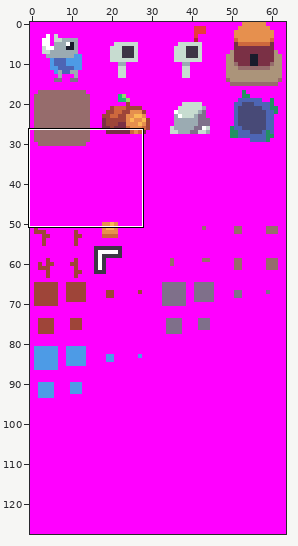
Two versions of one sprite sheet, res/img/sprites.png. The picture above shows the old version from afar; the outline marks the close-up.
Close-up. Before the edit:
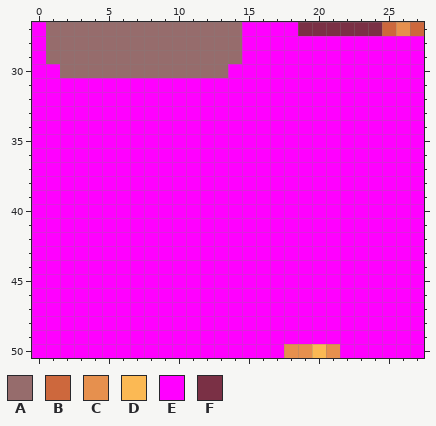
The file is 64x128 pixels. Shown: x 0..27, y 27..50.
Palette (. is transparent): A #966c6c  B #cd683d  C #e6904e  D #fbb954  E #ff00ff  F #7a3045
Pixels before, first column x 0:
27 EAAAAAAAAAAAAAAEEEEFFFFFFBCB
28 EAAAAAAAAAAAAAAEEEEEEEEEEEEE
29 EAAAAAAAAAAAAAAEEEEEEEEEEEEE
30 EEAAAAAAAAAAAAEEEEEEEEEEEEEE
31 EEEEEEEEEEEEEEEEEEEEEEEEEEEE
32 EEEEEEEEEEEEEEEEEEEEEEEEEEEE
33 EEEEEEEEEEEEEEEEEEEEEEEEEEEE
34 EEEEEEEEEEEEEEEEEEEEEEEEEEEE
35 EEEEEEEEEEEEEEEEEEEEEEEEEEEE
36 EEEEEEEEEEEEEEEEEEEEEEEEEEEE
37 EEEEEEEEEEEEEEEEEEEEEEEEEEEE
38 EEEEEEEEEEEEEEEEEEEEEEEEEEEE
39 EEEEEEEEEEEEEEEEEEEEEEEEEEEE
40 EEEEEEEEEEEEEEEEEEEEEEEEEEEE
41 EEEEEEEEEEEEEEEEEEEEEEEEEEEE
42 EEEEEEEEEEEEEEEEEEEEEEEEEEEE
43 EEEEEEEEEEEEEEEEEEEEEEEEEEEE
44 EEEEEEEEEEEEEEEEEEEEEEEEEEEE
45 EEEEEEEEEEEEEEEEEEEEEEEEEEEE
46 EEEEEEEEEEEEEEEEEEEEEEEEEEEE
47 EEEEEEEEEEEEEEEEEEEEEEEEEEEE
48 EEEEEEEEEEEEEEEEEEEEEEEEEEEE
49 EEEEEEEEEEEEEEEEEEEEEEEEEEEE
50 EEEEEEEEEEEEEEEEEECCDCEEEEEE
Now the later version:
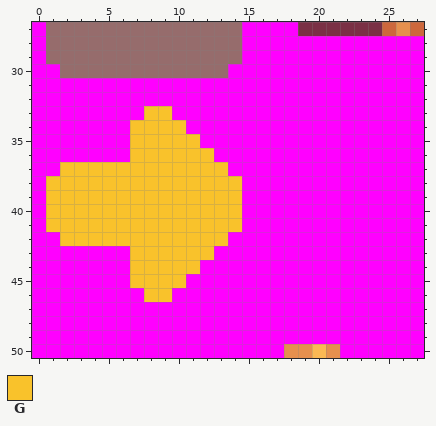
Colours new in this view: G #f9c22b
Author's note on the commit: Resources: add arrow image to 'sprites.png'
What changed:
{"y":33,"x":8,"old":"EE","new":"GG"}
{"y":34,"x":7,"old":"EEEE","new":"GGGG"}
{"y":35,"x":7,"old":"EEEEE","new":"GGGGG"}
{"y":36,"x":7,"old":"EEEEEE","new":"GGGGGG"}
{"y":37,"x":2,"old":"EEEEEEEEEEEE","new":"GGGGGGGGGGGG"}
{"y":38,"x":1,"old":"EEEEEEEEEEEEEE","new":"GGGGGGGGGGGGGG"}
{"y":39,"x":1,"old":"EEEEEEEEEEEEEE","new":"GGGGGGGGGGGGGG"}
{"y":40,"x":1,"old":"EEEEEEEEEEEEEE","new":"GGGGGGGGGGGGGG"}
{"y":41,"x":1,"old":"EEEEEEEEEEEEEE","new":"GGGGGGGGGGGGGG"}
{"y":42,"x":2,"old":"EEEEEEEEEEEE","new":"GGGGGGGGGGGG"}
{"y":43,"x":7,"old":"EEEEEE","new":"GGGGGG"}
{"y":44,"x":7,"old":"EEEEE","new":"GGGGG"}
{"y":45,"x":7,"old":"EEEE","new":"GGGG"}
{"y":46,"x":8,"old":"EE","new":"GG"}
{"label":"changed","picture_box":[46,106,242,302]}
